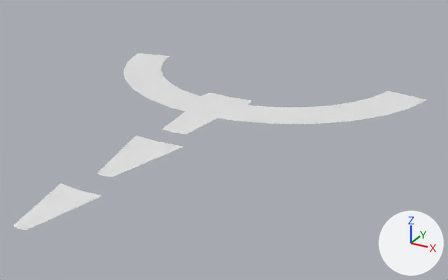
Before and after pictures for a commit that changed the glTF model Asset/char1_hero/girl/hero_face_direction.glb.
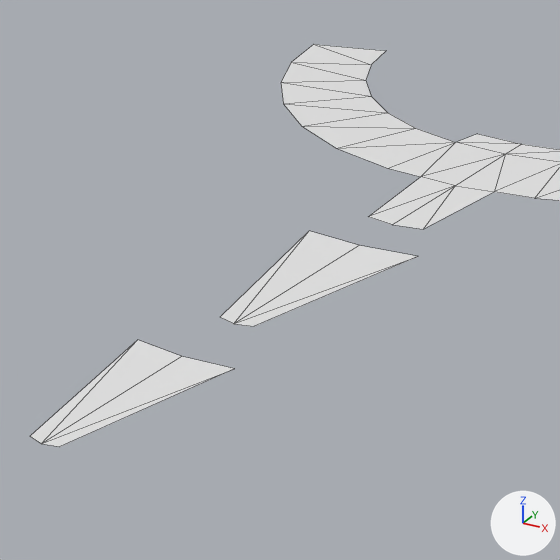
There are two pictures of each version: one whole from a camera (50 mm lens) standing at (2.28, -5.25, 1.73) and looking at (0.3, -1.64, -0.08), one close up on the part from 0% to 55% of the width and 12% to 100% of the height. The lights are fixed; the arrows at lower right show +X, +Y and +Z. The first two pictures are the older version. The close-ups show mesh edges as thin lines. Vertices at exactly the same position are counted once.

Script lines for the objects in view, before the commit:
```python
me_cylinder_001 = bpy.data.meshes.new('Cylinder.001')
me_cylinder_001.from_pydata(...)  # 50 vertices, 46 faces; spans x -1.44..1.44, y -3.32..-0.22, z 0.0
me_cylinder_001.materials.append(mat_material)  # white #e7e7e7
ob_hero_direction = bpy.data.objects.new('hero_direction', me_cylinder_001)
ob_hero_direction.location = (0.0, 0.0, 0.0)
```
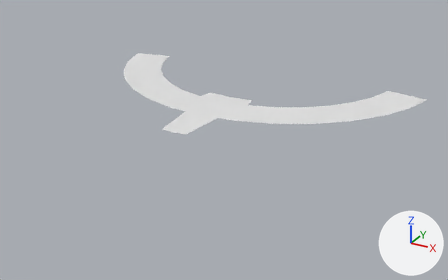
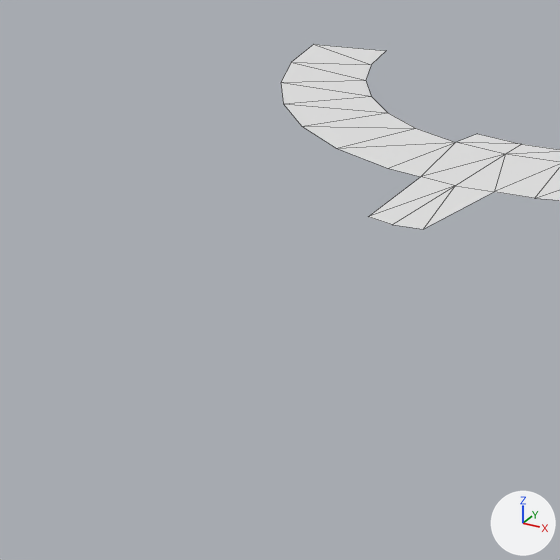
Boxes (x1, y1, x2, y2) around the edits, measured in the close-ups (560 x 560 px):
'hero_direction', reshaped: before (30, 44, 560, 447); after (281, 44, 560, 229)
part 1 of me_cylinder_001, deleted: before (30, 340, 235, 447)
part 2 of me_cylinder_001, deleted: before (220, 231, 418, 326)

Patch to the scene script:
```diff
--- a/Asset/char1_hero/girl/hero_face_direction.glb.py
+++ b/Asset/char1_hero/girl/hero_face_direction.glb.py
@@ me_cylinder_001 @@
 # used by ob_hero_direction; location = (0.0, 0.0, 0.0)
-me_cylinder_001.from_pydata(...)  # 50 vertices, 46 faces; spans x -1.44..1.44, y -3.32..-0.22, z 0.0
+me_cylinder_001.from_pydata(...)  # 38 vertices, 38 faces; spans x -1.44..1.44, y -1.85..-0.22, z 0.0
+# me_cylinder_001 part 1: the loose piece of 6 vertices spanning x -0.16..0.16, y -3.32..-2.83, z 0.0 is deleted
+# me_cylinder_001 part 2: the loose piece of 6 vertices spanning x -0.2..0.2, y -2.63..-2.02, z 0.0 is deleted
 me_cylinder_001.materials.append(mat_material)
```
